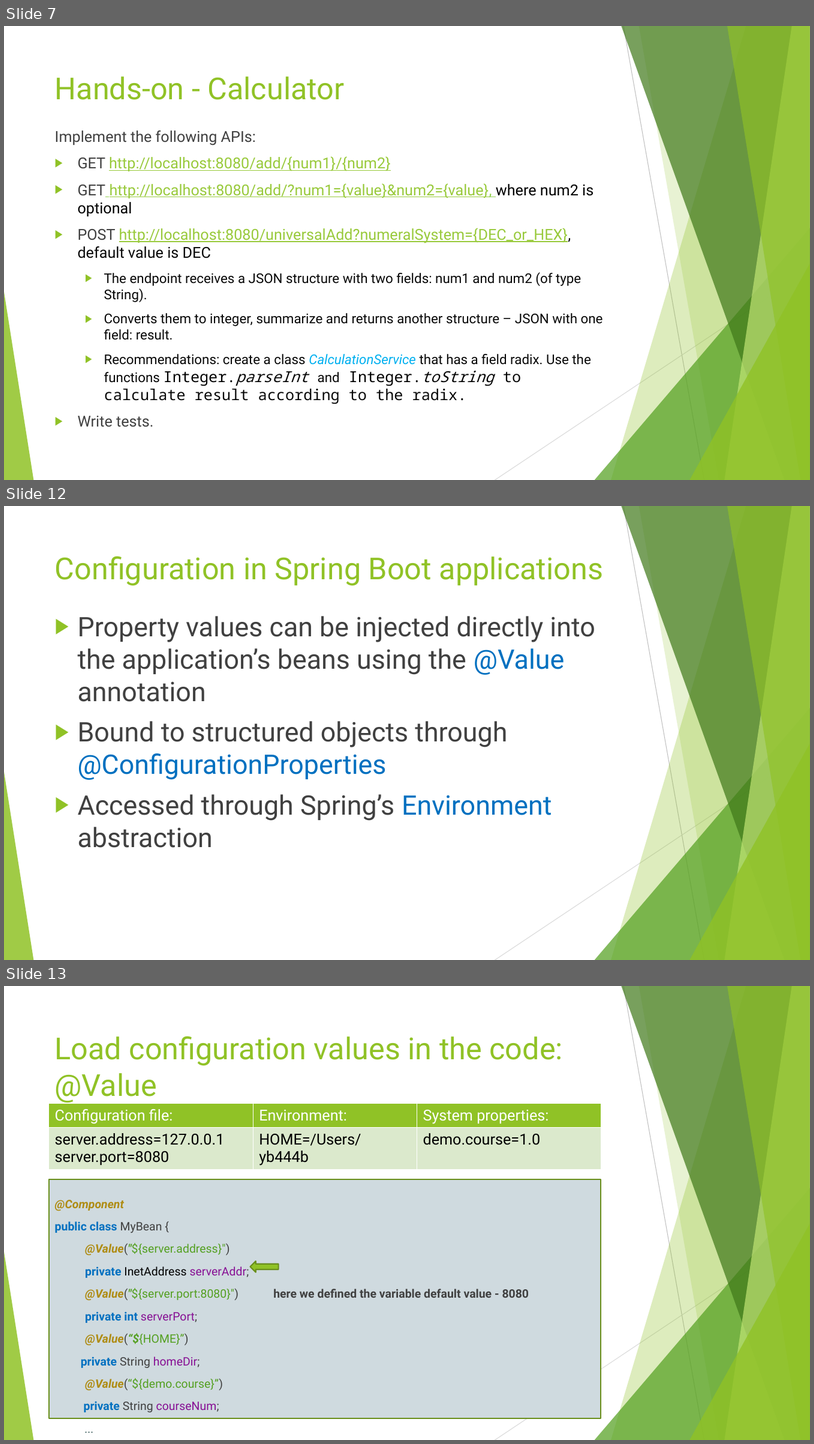
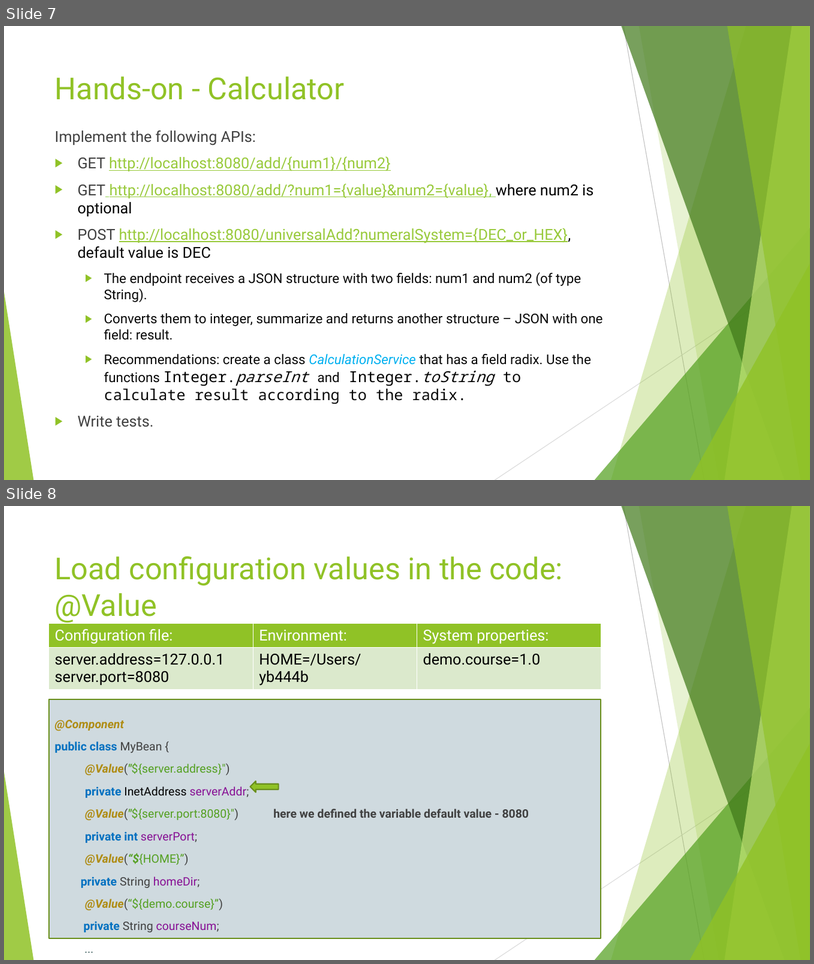
Before and after one commit to idanshal/sb-todo-app-tdp, a slide deck: course_data/presentations/practical_spring_boot_for_tdp_02.pptx. Shown one above the other, each under a label of ours: slides 7, 12 and 13 before the commit, slides 7 and 8 after it; the slides between them are not shown. The pictures are 814x1444 and 814x964 pixels, drawn with LibreOffice and Linux fonts; fonts in the diff are those of the drawing. Boxes give left, top, right and bottom in pixels: in the first picture for what was removed or moved away, otherwise in the second. Text is boxed around its words. In the diff, an @@ line names an element or a change of style, - is before the commit and + after.

Commit message:
update configuration

```diff
--- a/course_data/presentations/practical_spring_boot_for_tdp_02.pptx
+++ b/course_data/presentations/practical_spring_boot_for_tdp_02.pptx
@@ slide 12 removed at <box>4,506,810,960</box>, background #FFFFFF; not listed: 10 template elements that a slide beside it also shows @@
@@ title removed at <box>55,556,603,586</box> @@
-Configuration in Spring Boot applications
@@ text removed at <box>78,616,595,847</box> @@
-▶ Property values can be injected directly into the application’s beans using the @Value annotation
-▶ Bound to structured objects through @ConfigurationProperties
-▶ Accessed through Spring’s Environment abstraction
@@ what was slide 13 is now slide 8 @@
```
Also in this commit, not shown: 4 other slides removed, 8 other files.
